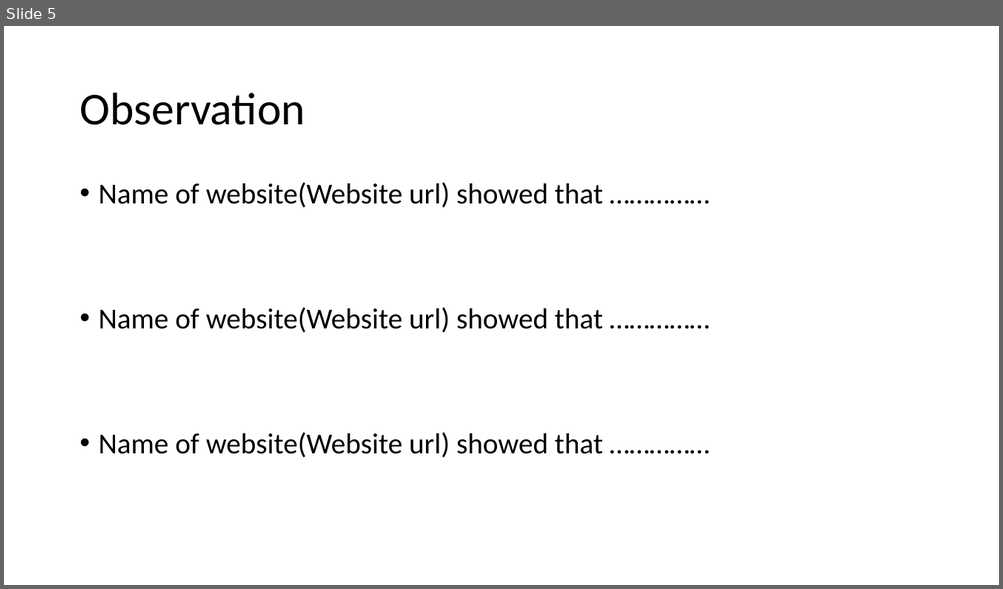
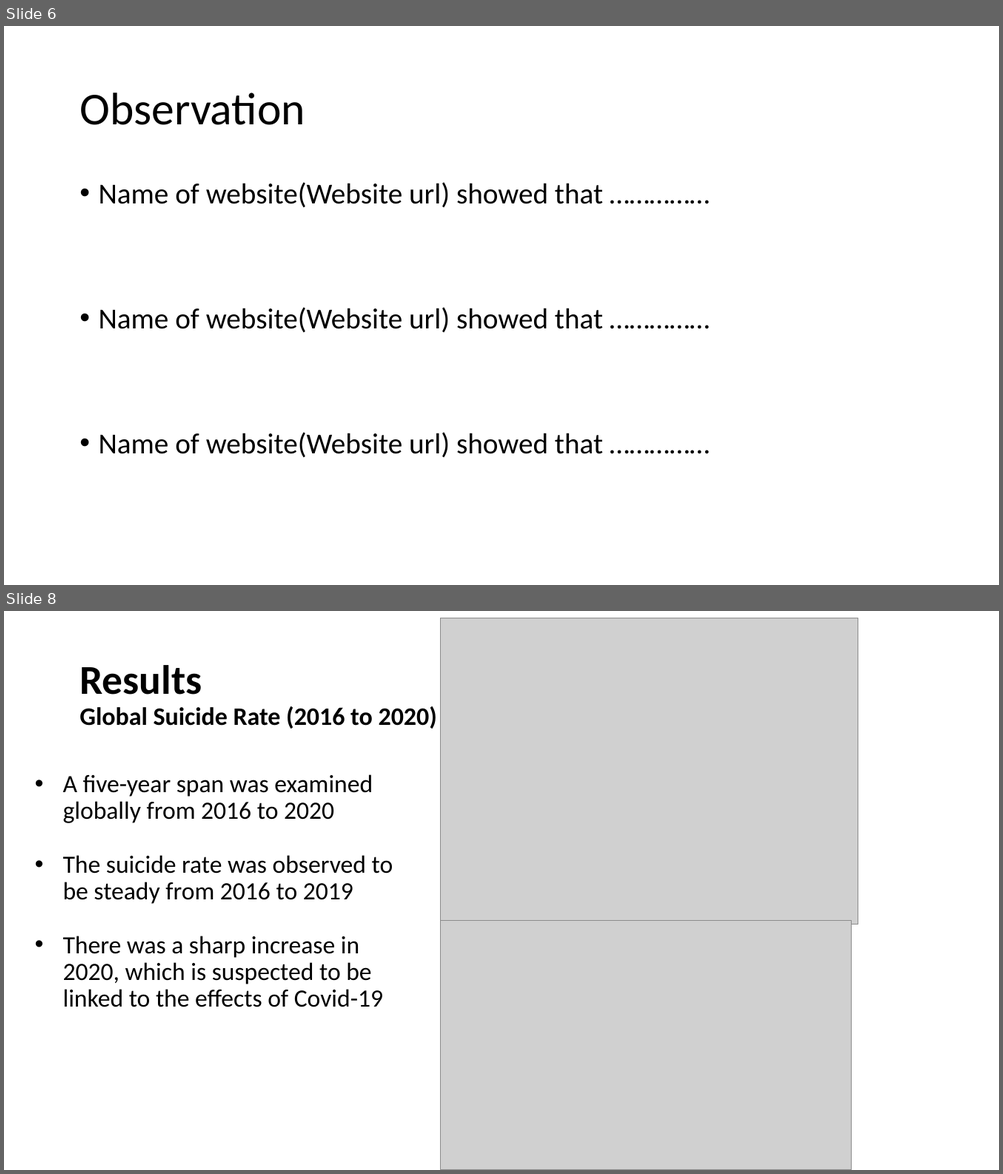
Before and after one commit to BirundhaVaratharajan/Project-1, a slide deck: Project 1 PPT.pptx. Shown one above the other, each under a label of ours: slide 5 before the commit, slides 6 and 8 after it; the slides between them are not shown. The pictures are 1003x589 and 1003x1174 pixels, drawn with LibreOffice and Linux fonts; fonts in the diff are those of the drawing; grey boxes stand for pictures. Boxes give left, top, right and bottom in pixels: in the first picture for what was removed or moved away, otherwise in the second. Text is boxed around its words. In the diff, an @@ line names an element or a change of style, - is before the commit and + after.

Commit message:
Plotted the title and labels on the US suicide rate chart, modified PPT

```diff
--- a/Project 1 PPT.pptx
+++ b/Project 1 PPT.pptx
@@ slide 8 added at bbox=[4, 611, 999, 1170], background #FFFFFF @@
@@ picture added at bbox=[441, 618, 857, 925] @@
@@ title added at bbox=[79, 665, 437, 729], 24.3 pt, text #000000, bold @@
+Results
+Global Suicide Rate (2016 to 2020)
@@ text added at bbox=[63, 775, 393, 1008], 24 pt, text #000000 @@
+• A five-year span was examined globally from 2016 to 2020
+• The suicide rate was observed to be steady from 2016 to 2019
+• There was a sharp increase in 2020, which is suspected to be linked to the effects of Covid-19
@@ picture added at bbox=[441, 920, 851, 1170] @@
@@ what was slide 5 is now slide 6 @@
```
Also in this commit, not shown: 3 other slides added, 2 slides removed, 1 other file.
